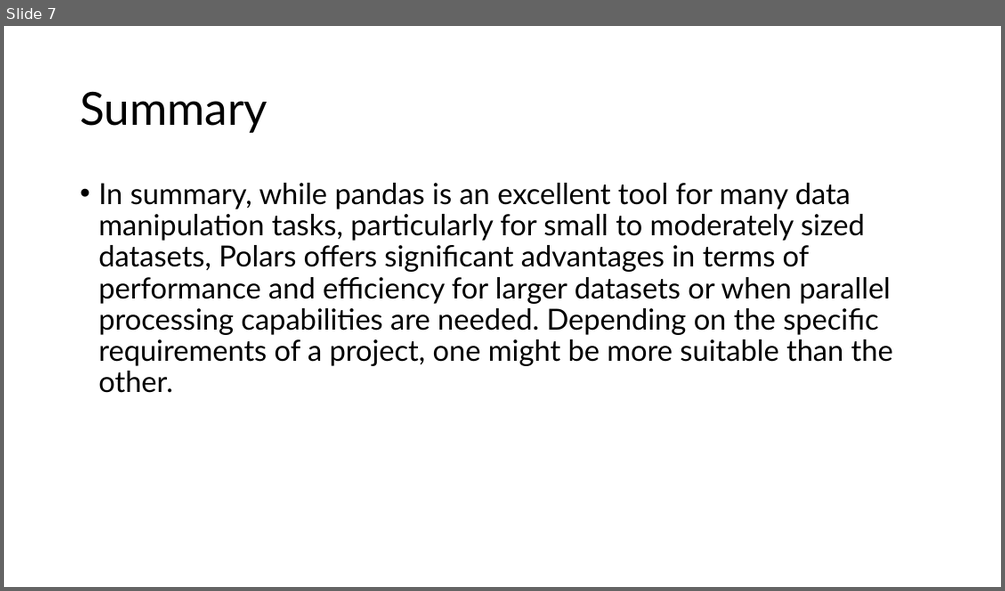
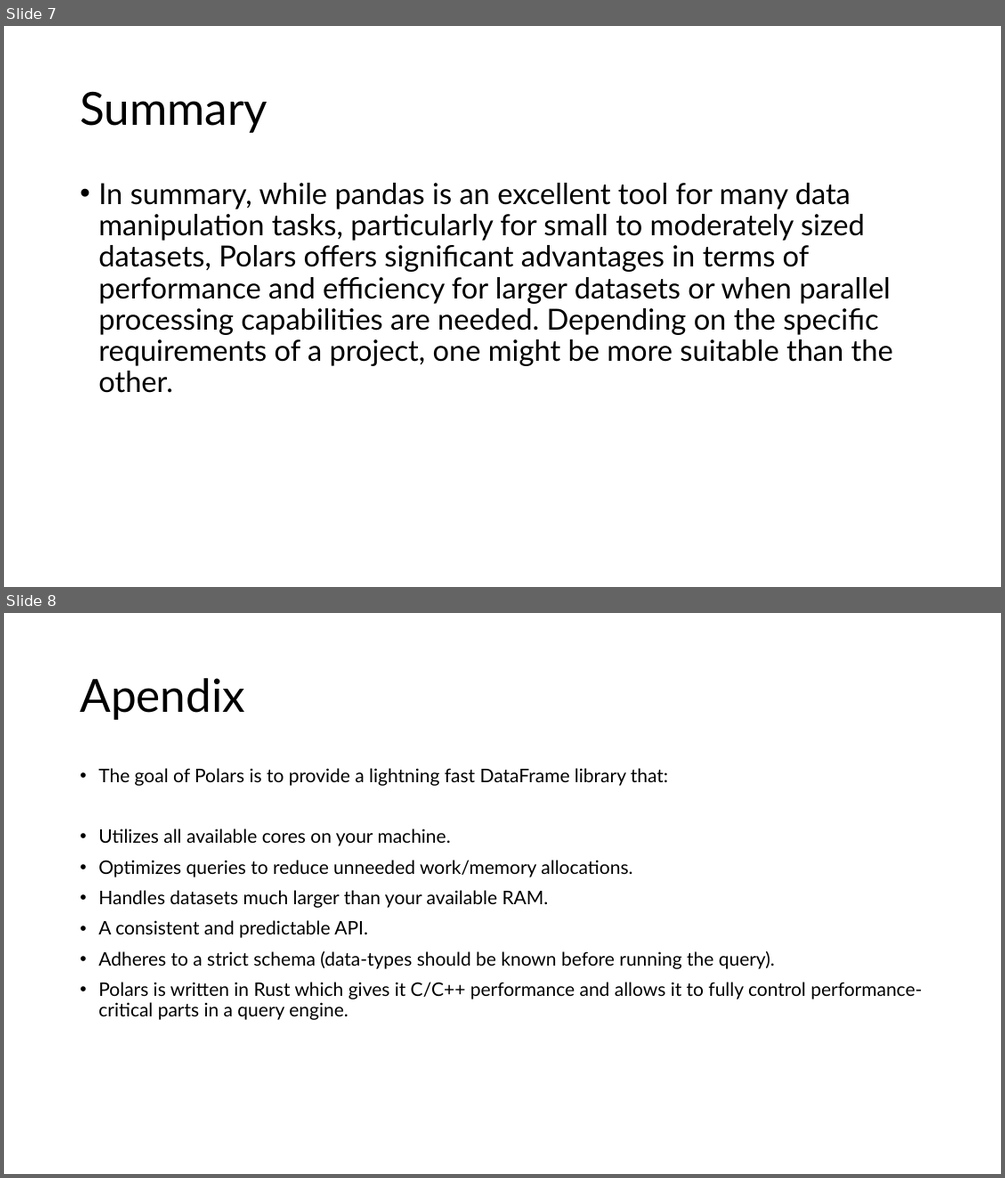
Before and after one commit to gdallvo1/OIM7502_SP25_classwork, a slide deck: Midterm_Polars/Polar_PythonLibrary.pptx. Shown one above the other, each under a label of ours: slide 7 before the commit, slides 7 and 8 after it. The pictures are 1005x591 and 1005x1178 pixels, drawn with LibreOffice and Linux fonts; fonts in the diff are those of the drawing. Boxes give left, top, right and bottom in pixels: in the first picture for what was removed or moved away, otherwise in the second. Text is boxed around its words. In the diff, an @@ line names an element or a change of style, - is before the commit and + after.

Commit message:
Update

```diff
--- a/Midterm_Polars/Polar_PythonLibrary.pptx
+++ b/Midterm_Polars/Polar_PythonLibrary.pptx
@@ slide 8 added at box(4, 613, 1001, 1174), background #FFFFFF @@
@@ title added at box(80, 678, 245, 720), 44 pt, text #000000 @@
+Apendix
@@ text added at box(98, 768, 922, 1020), 18 pt, text #000000 @@
+• The goal of Polars is to provide a lightning fast DataFrame library that:
+• Utilizes all available cores on your machine.
+• Optimizes queries to reduce unneeded work/memory allocations.
+• Handles datasets much larger than your available RAM.
+• A consistent and predictable API.
+• Adheres to a strict schema (data-types should be known before running the query).
+• Polars is written in Rust which gives it C/C++ performance and allows it to fully control performance-critical parts in a query engine.
```
Also in this commit, not shown: 1 other slide added.
